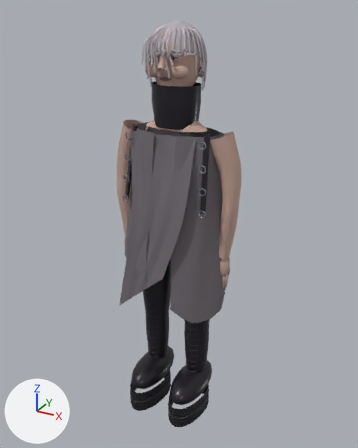
Before and after pictures for a commit that changed the glTF model src/assets/avatars/look-7-detail.glb.
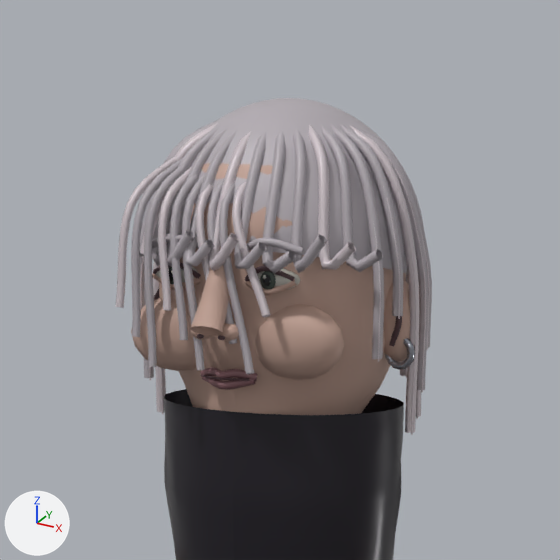
Each version is shown whole from a camera (50 mm lens) standing at (1.132, -2.032, 2.132) and looking at (0.011, 0.006, 1.112), then close up on the part from 33% to 65% of the width and 0% to 26% of the height. Arrows for +X, +Y and +Z are at lower left; the lights stay in place. The first two pictures are the older version. Where no turn or scale is listed for an object, it has been applied to the vertices. Vertices at exactly the same position are counted once.
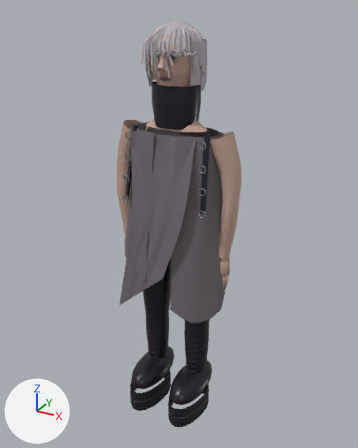
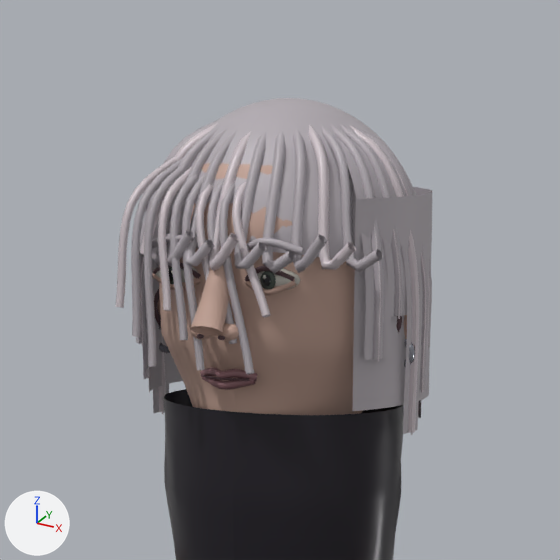
Pixel boxes (x1, y1, x2, y2) of what changed, in the close-ups (560 x 560 px):
'Mesh_13', reshaped (15% taller): before (131, 98, 432, 390); after (131, 98, 432, 434)
'Mesh_8', reshaped (9% narrower): before (131, 163, 410, 415); after (152, 163, 407, 415)
part 1 of me_mesh_8, deleted (beige): before (131, 297, 196, 371)
part 2 of me_mesh_8, deleted (beige): before (255, 305, 344, 380)
part 3 of me_mesh_13, built on: after (139, 136, 432, 434)

The change, as a diff of the scene's bpy script:
```diff
--- a/src/assets/avatars/look-7-detail.glb.py
+++ b/src/assets/avatars/look-7-detail.glb.py
@@ me_mesh_8 @@
 # used by ob_mesh_8; location = (-0.289, 0.2, -0.99)
-me_mesh_8.from_pydata(...)  # 2534 vertices, 4832 faces; spans x 0.129..0.449, y -0.347..-0.089, z 2.6..3.052
+me_mesh_8.from_pydata(...)  # 2306 vertices, 4384 faces; spans x 0.129..0.449, y -0.347..-0.089, z 2.6..3.052
+# me_mesh_8 part 1: the loose piece of 114 vertices spanning x 0.179..0.273, y -0.31..-0.264, z 2.832..2.898 is deleted
+# me_mesh_8 part 2: the loose piece of 114 vertices spanning x 0.305..0.399, y -0.31..-0.264, z 2.832..2.898 is deleted
 me_mesh_8.materials.append(mat_skin)
@@ me_mesh_13 @@
 # used by ob_mesh_13; location = (-0.289, 0.2, -0.99)
-me_mesh_13.from_pydata(...)  # 3385 vertices, 6420 faces; spans x 0.151..0.428, y -0.332..-0.066, z 2.815..3.064
+me_mesh_13.from_pydata(...)  # 8331 vertices, 14868 faces; spans x 0.151..0.428, y -0.332..-0.056, z 2.78..3.064
+# me_mesh_13 part 3: 2 vertices moved within x 0.307..0.336, y -0.153..-0.12, z 3.009..3.043; 4946 vertices added at x 0.152..0.426, y -0.265..-0.056, z 2.78..3.055
 me_mesh_13.materials.append(mat_hair)
```
